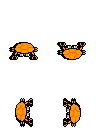
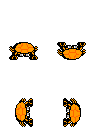
Before/after of a 96x128 layered artwork. What changed in the layer stack:
painted on "F4" over left=11, top=46, right=86, bottom=127
painted on "F2" over left=9, top=46, right=84, bottom=127
